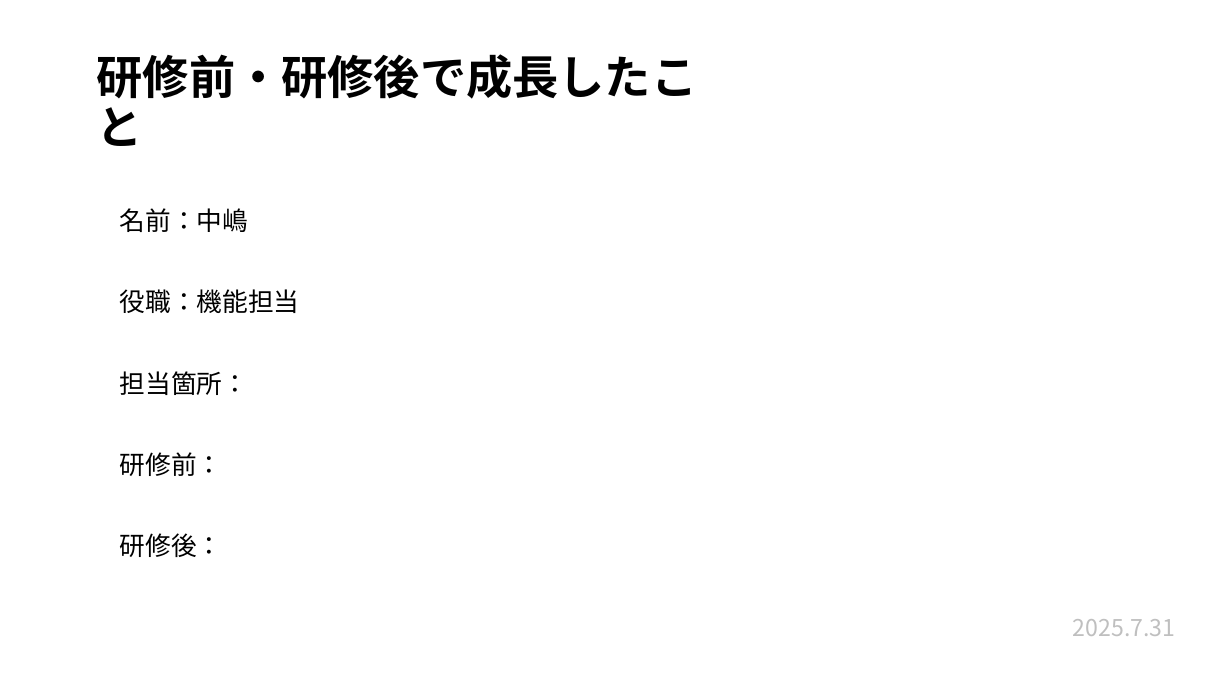
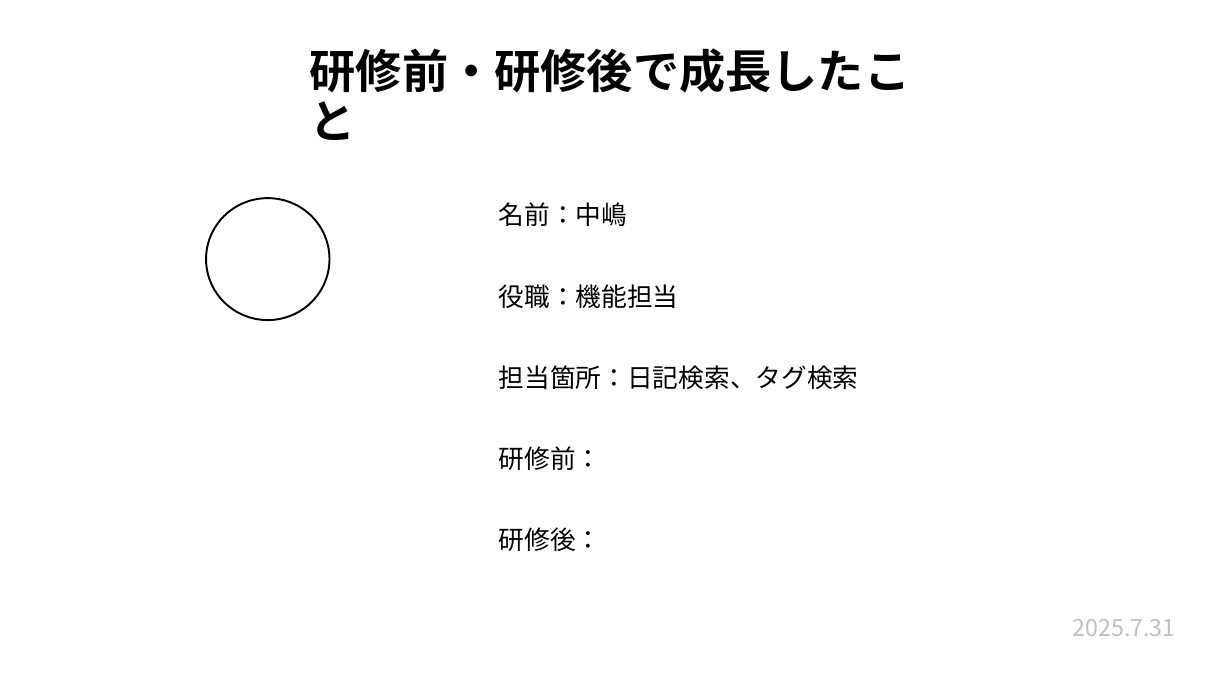
Before and after one commit to plusdojo2025/a2-7, a slide deck: slide 13 of 発表準備/7月成果発表会.pptx. Drawn at 1232x693 pixels with LibreOffice and Linux fonts; fonts in the diff are those of the drawing. Boxes give left, top, right and bottom in pixels: in the first picture for what was removed or moved away, otherwise in the second. Text is boxed around its words. In the diff, an @@ line names an element or a change of style, - is before the commit and + after.

```diff
--- a/発表準備/7月成果発表会.pptx
+++ b/発表準備/7月成果発表会.pptx
@@ title "研修前・研修後で成長したこと": place and size @@
-title "研修前・研修後で成長したこと" at <box>97,54,698,146</box>
+title "研修前・研修後で成長したこと" at <box>310,48,911,140</box>
@@ ellipse added at <box>206,198,330,320</box>, fill #FFFFFF, outline #000000 1.5 pt @@
@@ text "名前：中嶋": place and size @@
-text "名前：中嶋" at <box>120,208,300,557</box>
+text "名前：中嶋" at <box>499,202,859,551</box>
@@ text at <box>499,365,859,389</box>: text changed @@
-担当箇所：
+担当箇所：日記検索、タグ検索
```
Also in this commit, not shown: 14 other slides changed.
